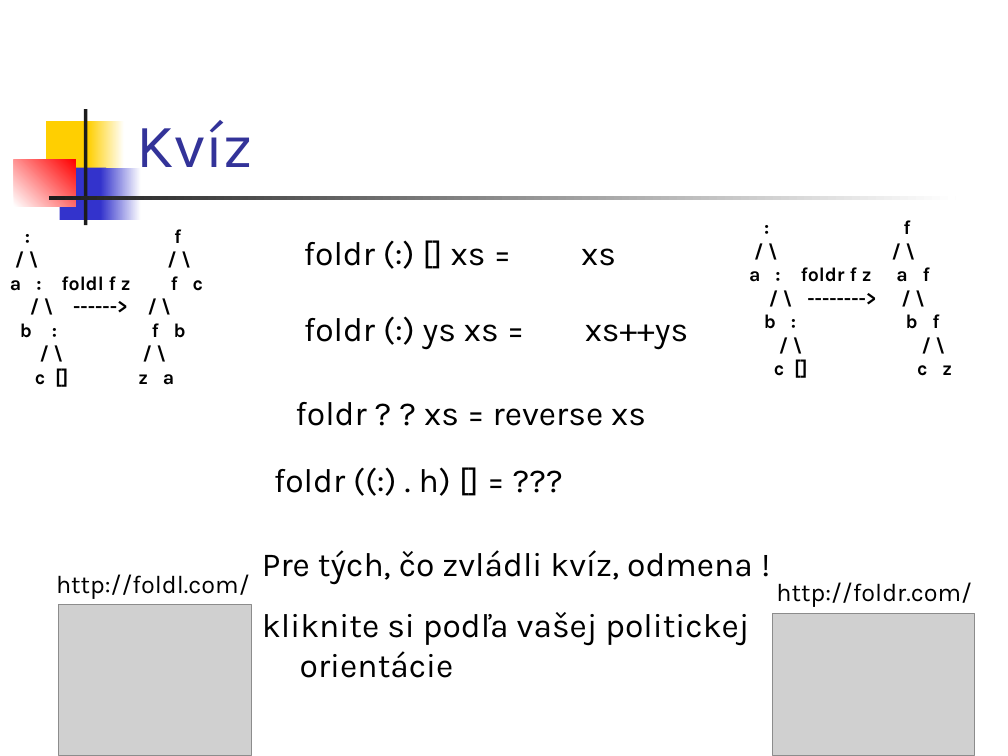
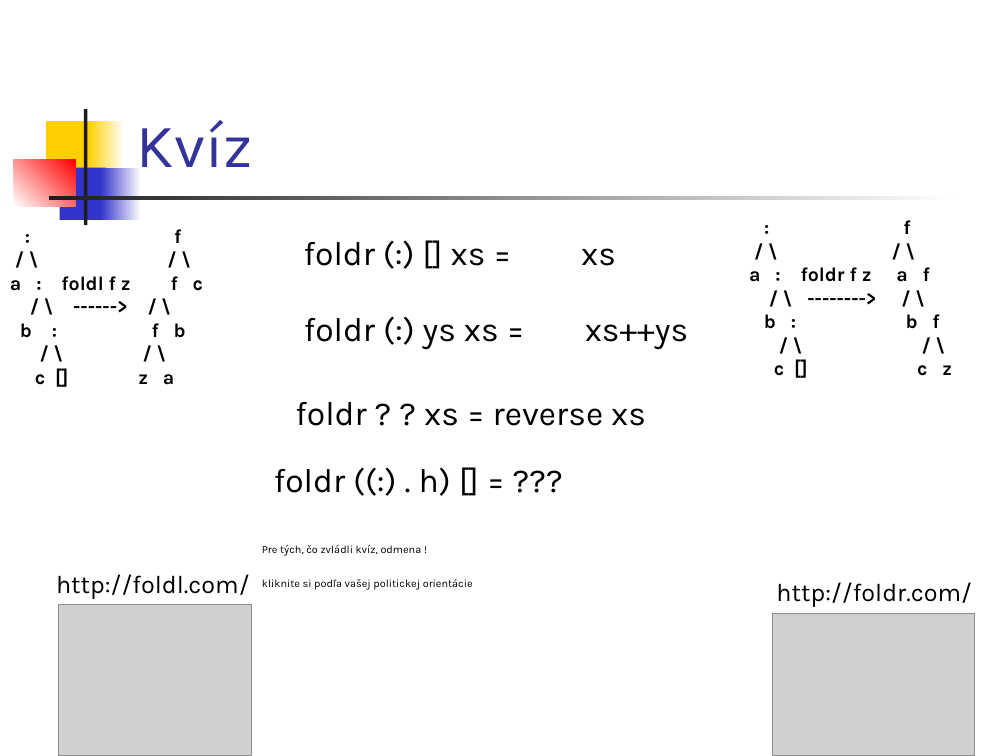
Before and after one commit to Funkcionalne/Prednasky, a slide deck: slide 32 of 02/02_fpro.ppt (slide 29 before the commit). Drawn at 1008x756 pixels with LibreOffice and Linux fonts; fonts in the diff are those of the drawing; grey boxes stand for pictures. Boxes give left, top, right and bottom in pixels: in the first picture for what was removed or moved away, otherwise in the second. Text is boxed around its words. In the diff, an @@ line names an element or a change of style, - is before the commit and + after.

```diff
--- a/02/02_fpro.ppt
+++ b/02/02_fpro.ppt
@@ text "Pre tých, čo zvládli kvíz, ..." at bbox=[262, 545, 473, 590]: size 24 to 7.8 pt @@
```
Also in this commit, not shown: 5 other slides changed, 3 slides added, 9 other files.
